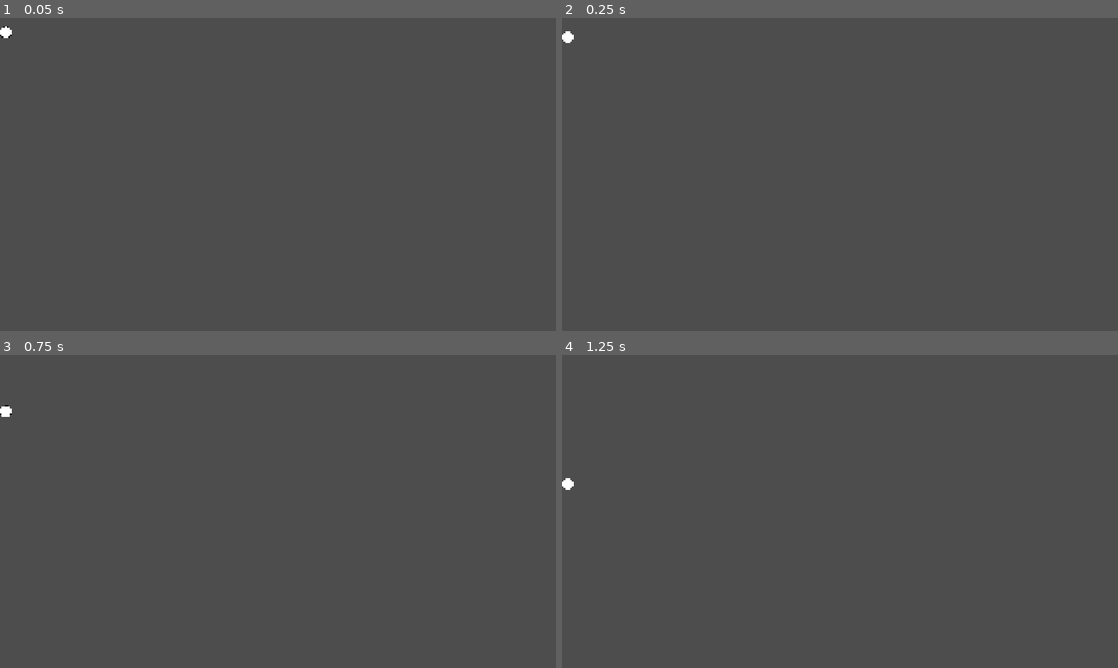
Above: before the commit, frames 1-4 (two rows, left to right).
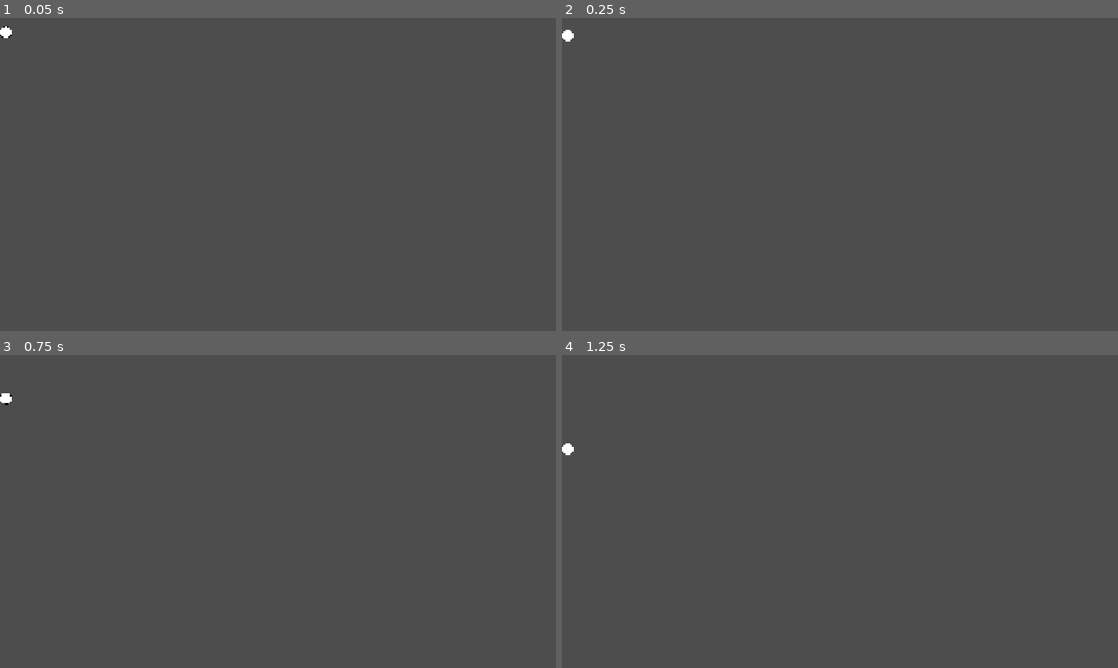
Above: after the commit, the same moments.

Repository: ever4Kenny/orb-foundry
Game: Godot game, scene res://scenes/ball.tscn
Two runs of this game, one before a commit and one after it. Both use one fixed random seed, a clock stepped at 60 frames per second and the inputs below. This scene is started directly instead of the project's main scene.
Inputs (mouse positions are in pixels of both pictures, inside the frame that each line leads up to):
- Up to frame 1 (0.05 s): no input
- Up to frame 2 (0.25 s): no input
- Up to frame 3 (0.75 s): move the mouse to (400, 495) at 0.52 s; click (400, 495) at 0.67 s
- Up to frame 4 (1.25 s): no input

Frame 1 is identical in both runs. In frame 2, less than 0.1% of the frame differs, in the area x 0-3%, y 3-8%; in frame 3, 0.1%, in the area x 0-3%, y 12-20%; in frame 4, 0.1%.

Commit message:
gameplay: reduce ball speed ~30% (launch 420→300, gravity 0.55→0.38, max 560→400)

Diff:
--- a/scripts/ball.gd
+++ b/scripts/ball.gd
@@ -10,8 +10,8 @@
 enum BallEffect { NONE, PIERCE, MAGNET, SPLIT }
 enum DeathVisual { NATURAL, GAP }
 
-const GRAVITY_SCALE := 0.55
-const MAX_SPEED := 560.0
+const GRAVITY_SCALE := 0.38
+const MAX_SPEED := 400.0
 const NATURAL_DEATH_DURATION := 0.3
 const GAP_DEATH_DURATION := 0.3
 
--- a/scripts/main.gd
+++ b/scripts/main.gd
@@ -11,7 +11,7 @@
 const SHOT_RESULT_SCENE := preload("res://scenes/ui/shot_result.tscn")
 const BALL_SCENE := preload("res://scenes/ball.tscn")
 const BALL_CONFIG_PATH := "res://resources/ball_config.json"
-const LAUNCH_SPEED := 420.0
+const LAUNCH_SPEED := 300.0
 
 var board: Node2D
 var selected_ball_id := ""
